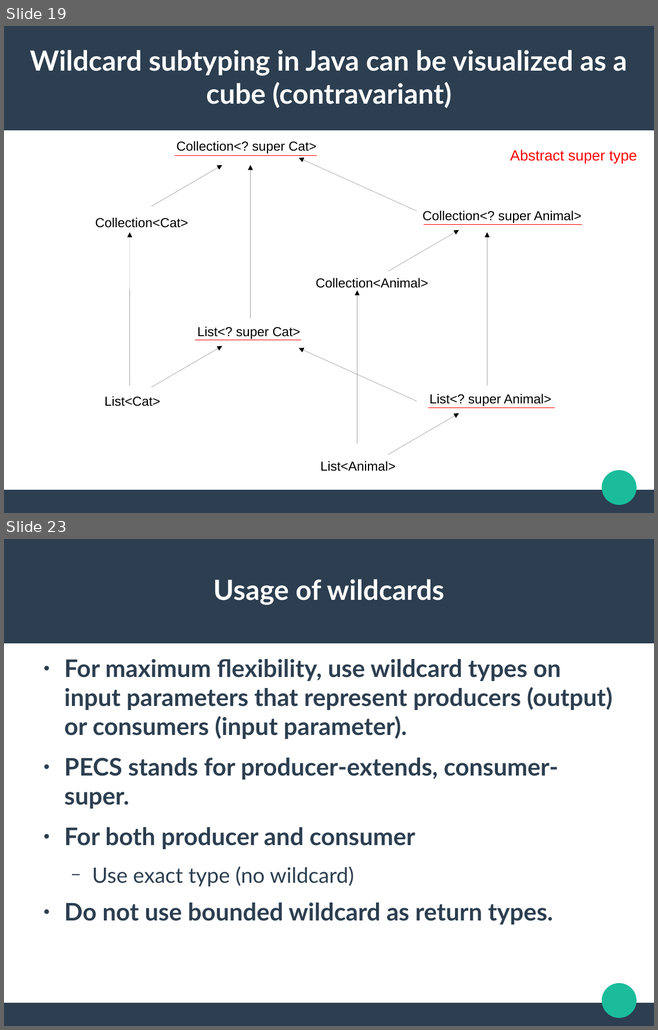
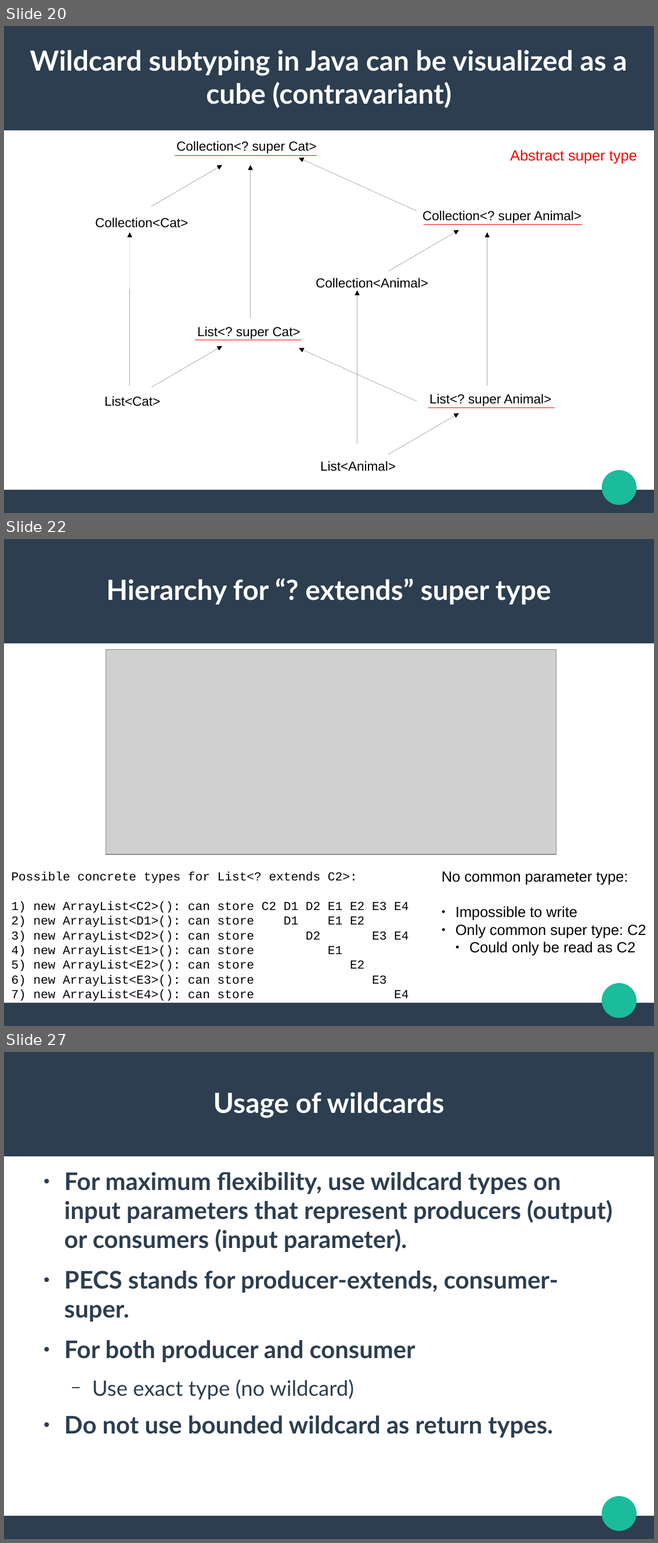
Before and after one commit to jldelarbre/lectureNotes, a slide deck: Slides/specialIssues/si1/ParameterizedTypes.odp. Shown one above the other, each under a label of ours: slides 19 and 23 before the commit, slides 20, 22 and 27 after it; the slides between them are not shown. The pictures are 658x1030 and 658x1543 pixels, drawn with LibreOffice and Linux fonts; fonts in the diff are those of the drawing; grey boxes stand for pictures. Boxes give left, top, right and bottom in pixels: in the first picture for what was removed or moved away, otherwise in the second. Text is boxed around its words. In the diff, an @@ line names an element or a change of style, - is before the commit and + after.

```diff
--- a/Slides/specialIssues/si1/ParameterizedTypes.odp
+++ b/Slides/specialIssues/si1/ParameterizedTypes.odp
@@ slide 22 added at (4,539,654,1026), background #FFFFFF; not listed: 3 template elements that a slide beside it also shows @@
@@ title added at (106,578,551,605), 33.9 pt, text #FFFFFF, bold @@
+Hierarchy for “? extends” super type
@@ picture added at (106,650,556,855) @@
@@ text added at (12,872,408,1001), 15 pt, text #000000 @@
+Possible concrete types for List<? extends C2>:
+1) new ArrayList<C2>(): can store C2 D1 D2 E1 E2 E3 E4
+2) new ArrayList<D1>(): can store D1 E1 E2
+3) new ArrayList<D2>(): can store D2 E3 E4
+4) new ArrayList<E1>(): can store E1
+5) new ArrayList<E2>(): can store E2
+6) new ArrayList<E3>(): can store E3
+7) new ArrayList<E4>(): can store E4
@@ text added at (441,871,645,956), 18 pt, text #000000 @@
+No common parameter type:
+● Impossible to write
+● Only common super type: C2
+  ● Could only be read as C2
@@ what was slide 19 is now slide 20 @@
@@ what was slide 23 is now slide 27 @@
```
Also in this commit, not shown: 10 slides changed, 4 other slides added, 8 other files.
